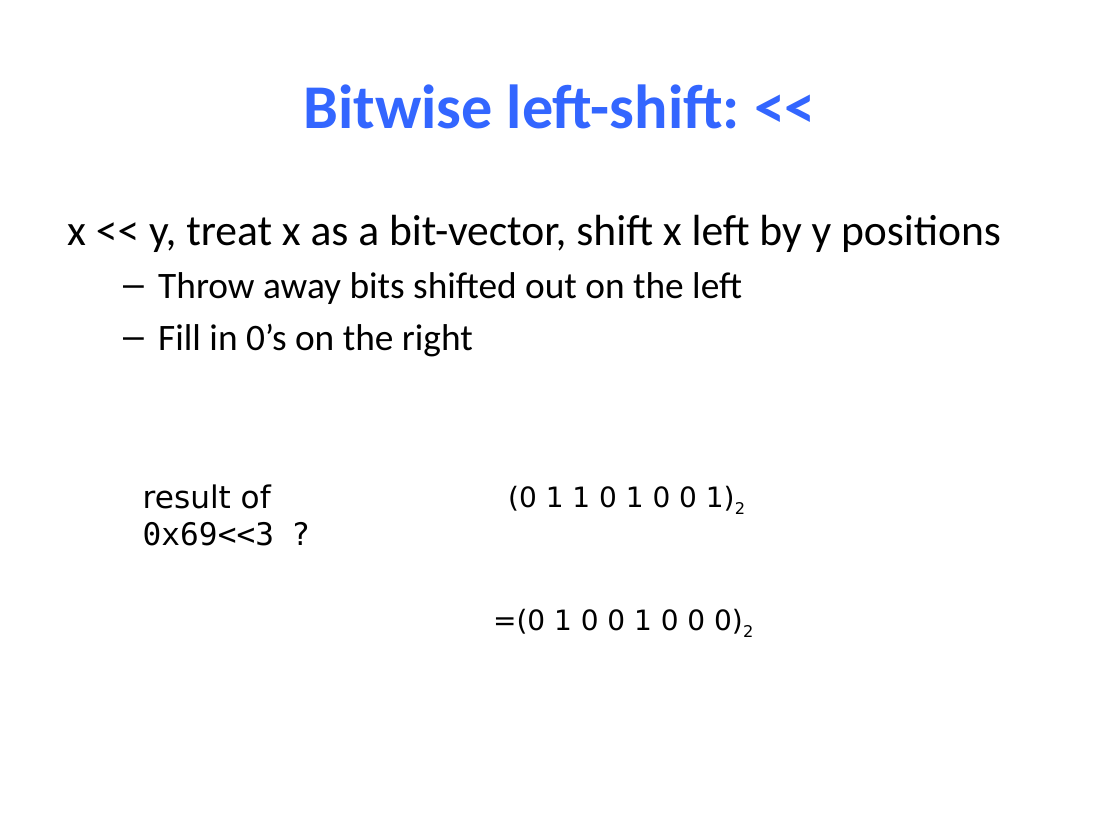
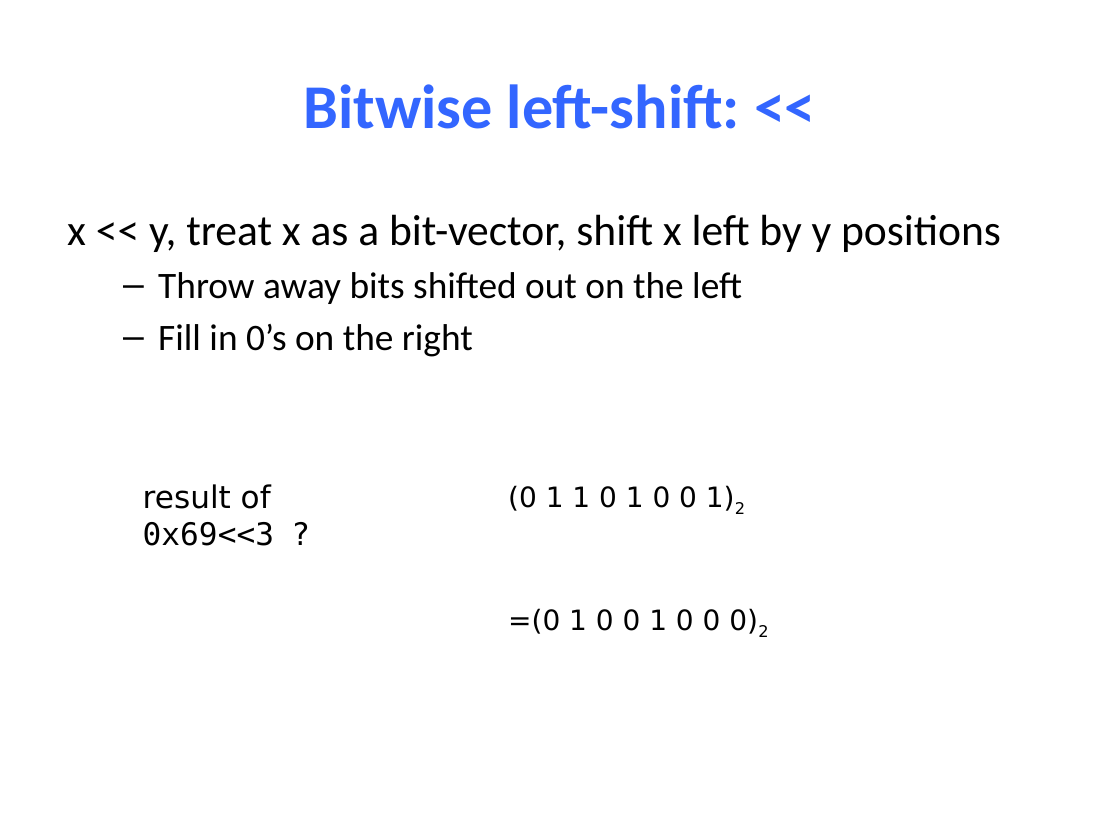
Before and after one commit to NYU-CSO/nyu-cso.github.io, a slide deck: slide 21 of notes/04-C_Basics.pptx (slide 22 before the commit). Drawn at 1120x840 pixels with LibreOffice and Linux fonts; fonts in the diff are those of the drawing. Boxes give left, top, right and bottom in pixels: in the first picture for what was removed or moved away, otherwise in the second. Text is boxed around its words. In the diff, an @@ line names an element or a change of style, - is before the commit and + after.

```diff
--- a/notes/04-C_Basics.pptx
+++ b/notes/04-C_Basics.pptx
@@ text "=(0 1 0 0 1 ...": place and size @@
-text "=(0 1 0 0 1 ..." at <box>493,608,753,637</box>
+text "=(0 1 0 0 1 ..." at <box>508,608,768,637</box>
```
Also in this commit, not shown: 16 other slides changed, 1 slide added, 8 slides removed, 1 other file.
